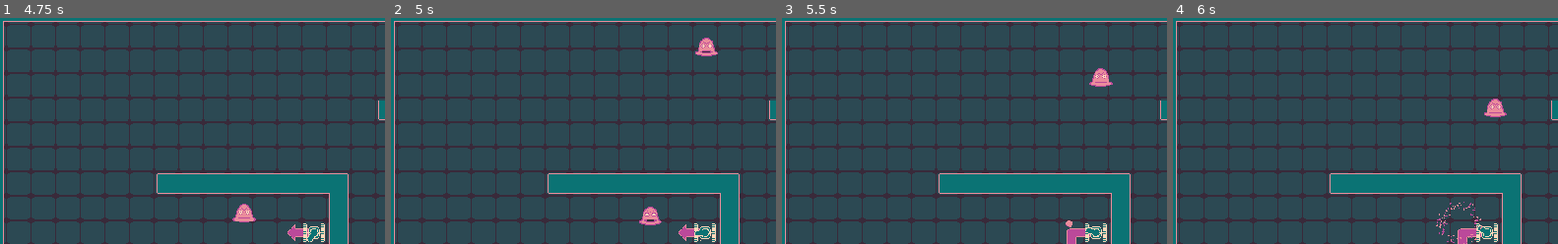
Above: before the commit, frames 1-4 (left to right).
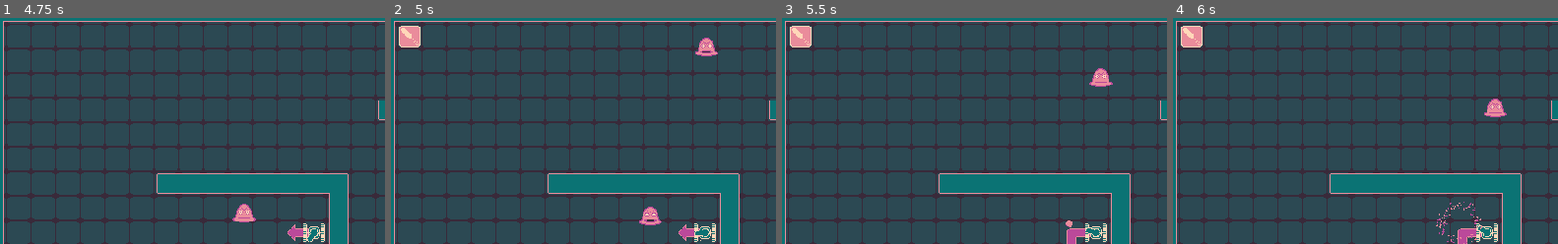
Above: after the commit, the same moments.

Repository: marc-jones/gdl-summer-jam-2021
Game: Godot game, scene res://nodes/PlayState.tscn
Same seed, same stepped clock (60 frames per second), same inputs: the game is played once before the commit and once after it.
Inputs (mouse positions are % of the whole screen's width and height, from its top left):
- Up to frame 1 (4.75 s): tap Enter at 0.5 s; move the mouse to (72, 45) at 0.52 s; hold Right (ui_right) 0.53-1.28 s; tap Space at 1.25 s; move the mouse to (29, 55) at 1.27 s; hold Down (ui_down) 1.28-2.03 s; move the mouse to (60, 28) at 2.02 s; hold Right (ui_right) 2.03-2.78 s; move the mouse to (45, 70) at 2.77 s; hold Up (ui_up) 2.78-3.53 s; move the mouse to (80, 65) at 3.52 s; hold Left (ui_left) from 3.53 s (still down); move the mouse to (19, 35) at 4.27 s
- Up to frame 2 (5 s): keep holding Left (ui_left)
- Up to frame 3 (5.5 s): move the mouse to (55, 50) at 5.02 s; release Left (ui_left) at 5.03 s; hold Down (ui_down) from 5.03 s (still down)
- Up to frame 4 (6 s): move the mouse to (34, 25) at 5.77 s; release Down (ui_down) at 5.78 s; hold Right (ui_right) from 5.78 s (still down)
The pictures show only the part of the screen within x 19-69%, y 5-55%; the shares and areas given below are measured in that part.

Frame 1 is identical in both runs. In frame 2, 0.5% of the frame differs, in the area x 2-8%, y 3-14%; in frame 3, 0.5%; in frame 4, 0.5%.

Commit message:
Added pickups

Diff:
--- /dev/null
+++ b/nodes/Pickup.tscn
@@ -0,0 +1,20 @@
+[gd_scene load_steps=4 format=2]
+
+[ext_resource path="res://assets/sprites/pickup_crates/fire_rate.png" type="Texture" id=1]
+[ext_resource path="res://scripts/Pickup.gd" type="Script" id=2]
+
+[sub_resource type="RectangleShape2D" id=1]
+extents = Vector2( 12, 12 )
+
+[node name="Pickup" type="Area2D" groups=[
+"pickup",
+]]
+script = ExtResource( 2 )
+
+[node name="Sprite" type="Sprite" parent="."]
+texture = ExtResource( 1 )
+
+[node name="CollisionShape2D" type="CollisionShape2D" parent="."]
+shape = SubResource( 1 )
+
+[node name="Tween" type="Tween" parent="."]
--- a/nodes/PlayState.tscn
+++ b/nodes/PlayState.tscn
@@ -180,6 +180,8 @@
 format = 1
 tile_data = PoolIntArray( -1, 1, 65539, -65536, 1, 131072, -65535, 1, 131072, -65534, 1, 131072, -65533, 1, 131072, -65 …(6932 unchanged characters)…
 
+[node name="Pickups" type="Node2D" parent="."]
+
 [node name="Indicator" type="Node2D" parent="."]
 script = ExtResource( 3 )
 
@@ -281,3 +283,5 @@
 [node name="ProjectileTimer" type="Timer" parent="."]
 
 [node name="EnemyTimer" type="Timer" parent="."]
+
+[node name="PickupTimer" type="Timer" parent="."]
--- a/nodes/Player.tscn
+++ b/nodes/Player.tscn
@@ -52,3 +52,10 @@
 
 [node name="CollisionShape2D" type="CollisionShape2D" parent="."]
 shape = SubResource( 2 )
+
+[node name="PickupDetector" type="Area2D" parent="." groups=[
+"player",
+]]
+
+[node name="CollisionShape2D" type="CollisionShape2D" parent="PickupDetector"]
+shape = SubResource( 2 )
--- a/scripts/HealthIndicator.gd
+++ b/scripts/HealthIndicator.gd
@@ -7,8 +7,8 @@
 var lag_value = current_value
 var update_timer = 0.0
 
-func take_damage(amount):
-	current_value -= amount
+func set_health(amount):
+	current_value = amount
 	update_timer = update_delay
 
 func _process(delta):
--- /dev/null
+++ b/scripts/Pickup.gd
@@ -0,0 +1,47 @@
+extends Area2D
+
+signal pickup
+
+var tween_time = 0.5
+
+var pickup_type
+
+func _ready():
+	var _discard = connect("area_entered", self, "area_entered_callback")
+
+func health_pickup():
+	pickup_type = "health"
+	$Sprite.texture = load("res://assets/sprites/pickup_crates/health.png")
+
+func fire_rate_pickup():
+	pickup_type = "fire_rate"
+	$Sprite.texture = load("res://assets/sprites/pickup_crates/fire_rate.png")
+
+func area_entered_callback(area):
+	if area.is_in_group("player"):
+		destroy()
+
+func destroy():
+	emit_signal("pickup", pickup_type)
+	set_z_index(99)
+	$Tween.interpolate_property(
+		self,
+		"scale",
+		Vector2(1.0, 1.0),
+		Vector2(3.0, 3.0),
+		tween_time,
+		Tween.TRANS_LINEAR,
+		Tween.EASE_IN_OUT
+	)
+	$Tween.interpolate_property(
+		self,
+		"modulate",
+		Color(1, 1, 1, 1),
+		Color(1, 1, 1, 0),
+		tween_time,
+		Tween.TRANS_LINEAR,
+		Tween.EASE_IN_OUT
+	)
+	var _discard = $Tween.connect("tween_all_completed", self,
+		"queue_free", [], CONNECT_ONESHOT)
+	$Tween.start()
--- a/scripts/PlayState.gd
+++ b/scripts/PlayState.gd
@@ -13,6 +13,8 @@
 var packed_enemy = preload("res://nodes/Enemy.tscn")
 var enemy_timer = 1.6
 var player_dead_zone_radius = 200
+var packed_pickup = preload("res://nodes/Pickup.tscn")
+var pickup_timer = 5.0
 
 var max_projectile_timer = 0.05
 var min_projectile_timer = 0.8
@@ -25,6 +27,7 @@
 func _ready():
 	init_move_timer()
 	init_projectile_timer()
+	init_pickup_timer()
 	init_map()
 	init_indicator()
 	init_enemy_spawner()
@@ -40,6 +43,12 @@
 	$ProjectileTimer.set_one_shot(true)
 	$ProjectileTimer.set_wait_time(projectile_timer)
 	$ProjectileTimer.start()
+
+func init_pickup_timer():
+	var _discard = $PickupTimer.connect("timeout", self, "pickup_timer_callback")
+	$PickupTimer.set_one_shot(true)
+	$PickupTimer.set_wait_time(pickup_timer)
+	$PickupTimer.start()
 
 func init_map():
 	$Grid.init(floor_textures, map_height, map_width)
@@ -47,6 +56,7 @@
 	$Grid.set_position(map_midpoint)
 	$Entities.set_position(map_midpoint)
 	$Projectiles.set_position(map_midpoint)
+	$Pickups.set_position(map_midpoint)
 
 func init_indicator():
 	$Indicator.init(
@@ -60,7 +70,7 @@
 func add_player():
 	var packed_player = load("res://nodes/Player.tscn")
 	var player = packed_player.instance()
-	player.connect("damage", $HUD/HealthIndicator, "take_damage")
+	player.connect("player_health_change", $HUD/HealthIndicator, "set_health")
 	player.connect("player_died", self, "player_died_callback")
 	player.init($Grid)
 	player.set_grid_position(player_start_grid_position)
@@ -126,6 +136,44 @@
 	)
 	projectile.set_rotation(projectile_angle)
 	$Projectiles.add_child(projectile)
+
+func pickup_timer_callback():
+	if $Entities.has_node("Player"):
+		spawn_pickup()
+	$PickupTimer.set_wait_time(pickup_timer)
+	$PickupTimer.start()
+
+func spawn_pickup():
+	var current_pickups = $Pickups.get_children()
+	if $Entities.has_node("Player") and len(current_pickups) < 2:
+		var has_health = false
+		for pickup in current_pickups:
+			if pickup.pickup_type == "health":
+				has_health = true
+		var pickup = packed_pickup.instance()
+		pickup.connect("pickup", self, "pickup_callback")
+		if $Entities/Player.health == 10 or has_health:
+			pickup.fire_rate_pickup()
+		else:
+			if randf() < 0.5:
+				pickup.fire_rate_pickup()
+			else:
+				pickup.health_pickup()
+		var pickup_position = $Entities/Player.get_position()
+		var possible_grid_positions = $Navigation2D/TileMap.get_used_cells_by_id(0)
+		possible_grid_positions.shuffle()
+		while (pickup_position.distance_to($Entities/Player.get_position()) <
+			player_dead_zone_radius):
+			pickup_position = $Grid.get_pixel_position(possible_grid_positions.pop_front())
+		pickup.set_position(pickup_position)
+		$Pickups.add_child(pickup)
+
+func pickup_callback(pickup_type):
+	match pickup_type:
+		"fire_rate":
+			projectile_timer = max_projectile_timer
+		"health":
+			$Entities/Player.heal()
 
 func init_enemy_spawner():
 	var _discard = $EnemyTimer.connect("timeout", self, "enemy_timer_callback")
--- a/scripts/Player.gd
+++ b/scripts/Player.gd
@@ -1,15 +1,16 @@
 extends StaticBody2D
 
 signal moving_change
-signal damage
+signal player_health_change
 signal player_died
 
 var move_time = 0.4
 var rotation_speed = 1.2*PI
-var damage_amount = 0.1
+var damage_amount = 1
+var heal_amount = 2
 var packed_death_particles = preload("res://nodes/PlayerDeathParticles.tscn")
 
-var health = 1.0
+var health = 10
 var grid
 var current_grid_path = []
 var moving = false
@@ -100,10 +101,14 @@
 	$Base/RightTrack.flip_v = false
 
 func damage():
-	emit_signal("damage", damage_amount)
-	health = clamp(health-damage_amount, 0.0, 1.0)
-	if health < 0.01:
+	health = clamp(health-damage_amount, 0, 10)
+	emit_signal("player_health_change", health/10.0)
+	if health == 0:
 		destroy()
+
+func heal():
+	health = clamp(health+heal_amount, 0, 10)
+	emit_signal("player_health_change", health/10.0)
 
 func destroy():
 	if not is_queued_for_deletion():
Binary file added: assets/sprites/pickup_crates/fire_rate.png
Not shown, added: assets/sprites/pickup_crates/fire_rate.png.import
Binary file added: assets/sprites/pickup_crates/health.png
Not shown, added: assets/sprites/pickup_crates/health.png.import
Not shown: 2 places in nodes/Projectile.tscn that only renumber resources
